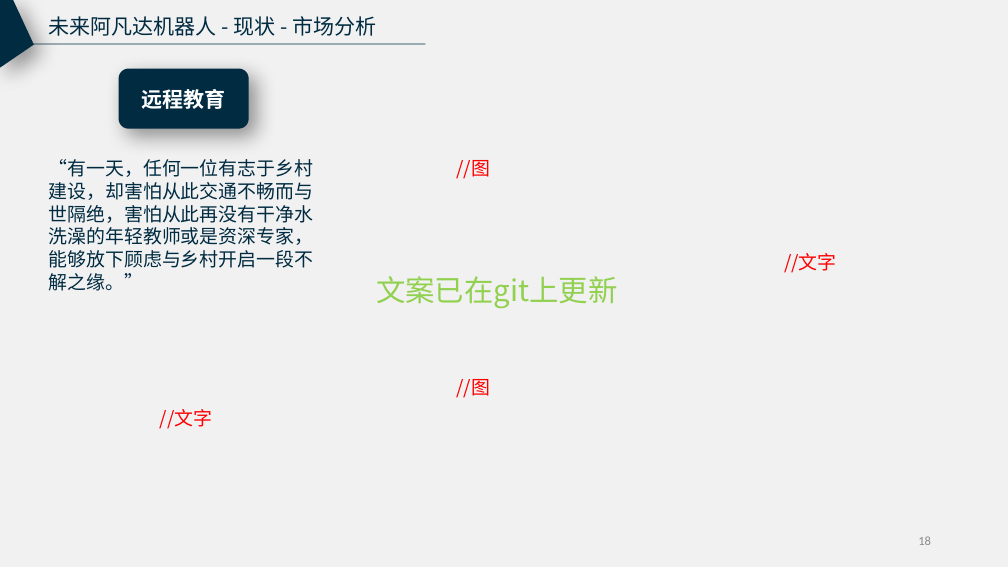
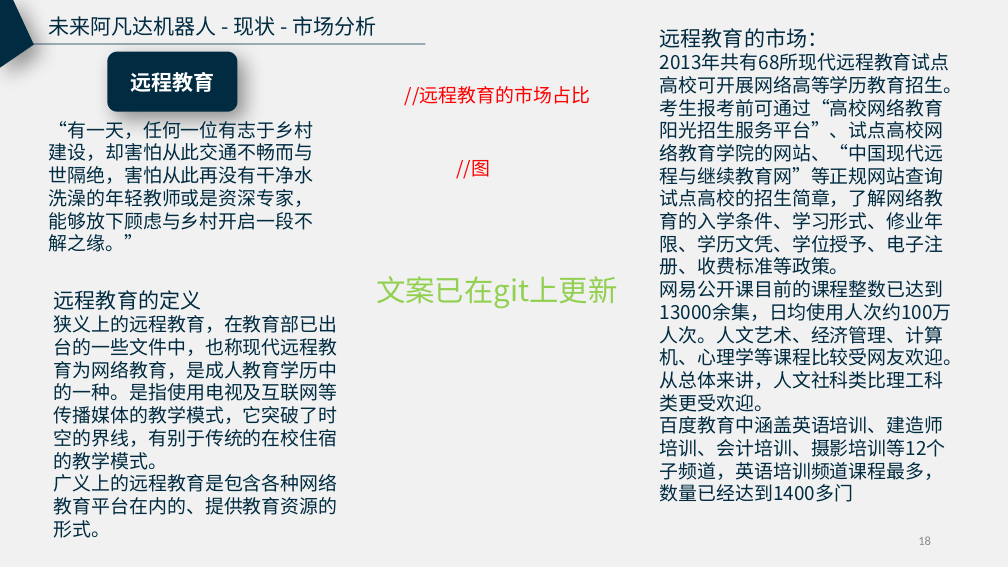
Before and after one commit to RunTimeError2/Avabot---Industry-Frontier, a slide deck: slide 18 of 未来阿凡达机器人_产业调研报告试验稿.pptx. Drawn at 1008x567 pixels with LibreOffice and Linux fonts; fonts in the diff are those of the drawing. Boxes give left, top, right and bottom in pixels: in the first picture for what was removed or moved away, otherwise in the second. Text is boxed around its words. In the diff, an @@ line names an element or a change of style, - is before the commit and + after.

```diff
--- a/未来阿凡达机器人_产业调研报告试验稿.pptx
+++ b/未来阿凡达机器人_产业调研报告试验稿.pptx
@@ text added at bbox=[660, 28, 962, 502], 18 pt, text #002B41 @@
+远程教育的市场：
+2013年共有68所现代远程教育试点高校可开展网络高等学历教育招生。考生报考前可通过“高校网络教育阳光招生服务平台”、试点高校网络教育学院的网站、“中国现代远程与继续教育网”等正规网站查询试点高校的招生简章，了解网络教育的入学条件、学习形式、修业年限、学历文凭、学位授予、电子注册、收费标准等政策。
+网易公开课目前的课程整数已达到13000余集，日均使用人次约100万人次。人文艺术、经济管理、计算机、心理学等课程比较受网友欢迎。从总体来讲，人文社科类比理工科类更受欢迎。
+百度教育中涵盖英语培训、建造师培训、会计培训、摄影培训等12个子频道，英语培训频道课程最多，数量已经达到1400多门
@@ rounded rectangle "远程教育": place and size @@
-rounded rectangle "远程教育" at bbox=[119, 69, 249, 129]
+rounded rectangle "远程教育" at bbox=[107, 51, 237, 112]
@@ text added at bbox=[405, 86, 590, 106], 18 pt, text #FF0000 @@
+//远程教育的市场占比
@@ text "“有一天，任何一位有志于乡村建设，却害怕从此交通不畅而与世隔绝，害怕从此再没有干净水洗澡的年轻教师或是资深专家，能够放下 ...": place and size @@
-text "“有一天，任何一位有志于乡村建设，却害怕从此交通不畅而与世隔绝，害怕从此再没有干净水洗澡的年轻教师或是资深专家，能够放下 ..." at bbox=[49, 159, 314, 291]
+text "“有一天，任何一位有志于乡村建设，却害怕从此交通不畅而与世隔绝，害怕从此再没有干净水洗澡的年轻教师或是资深专家，能够放下 ..." at bbox=[49, 117, 314, 252]
@@ text removed at bbox=[784, 253, 837, 273] @@
-//文字
@@ text added at bbox=[54, 290, 337, 538], 18 pt, text #002B41 @@
+远程教育的定义
+狭义上的远程教育，在教育部已出台的一些文件中，也称现代远程教育为网络教育，是成人教育学历中的一种。是指使用电视及互联网等传播媒体的教学模式，它突破了时空的界线，有别于传统的在校住宿的教学模式。
+广义上的远程教育是包含各种网络教育平台在内的、提供教育资源的形式。
@@ text removed at bbox=[456, 379, 490, 398] @@
-//图
@@ text removed at bbox=[160, 409, 213, 429] @@
-//文字
```
Also in this commit, not shown: 1 slide added, 1 other file.
